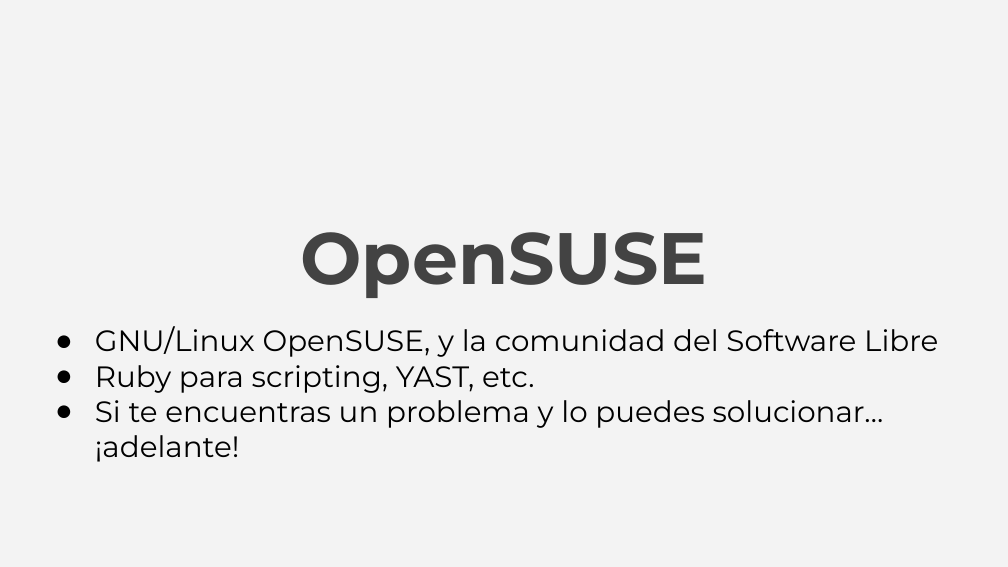
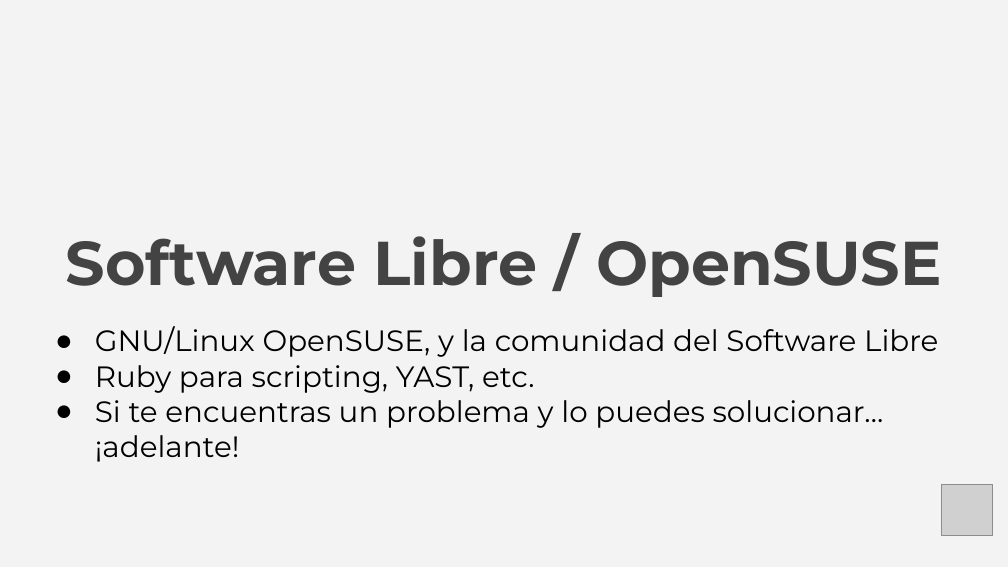
Before and after one commit to dvarrui/charlas, a slide deck: slide 13 of teuton/rubysur.2608/20260819-teuton-rubysur.odp (slide 14 before the commit). Drawn at 1008x567 pixels with LibreOffice and Linux fonts; fonts in the diff are those of the drawing; grey boxes stand for pictures. Boxes give left, top, right and bottom in pixels: in the first picture for what was removed or moved away, otherwise in the second. Text is boxed around its words. In the diff, an @@ line names an element or a change of style, - is before the commit and + after.

```diff
--- a/teuton/rubysur.2608/20260819-teuton-rubysur.odp
+++ b/teuton/rubysur.2608/20260819-teuton-rubysur.odp
@@ title at (x1=66, y1=236, x2=942, y2=297): text changed; size 52 to 44.2 pt @@
-OpenSUSE
+Software Libre / OpenSUSE
@@ picture added at (x1=941, y1=485, x2=993, y2=536) @@
```
Also in this commit, not shown: 18 other slides changed, 3 slides added, 2 slides removed, 1 other file.
